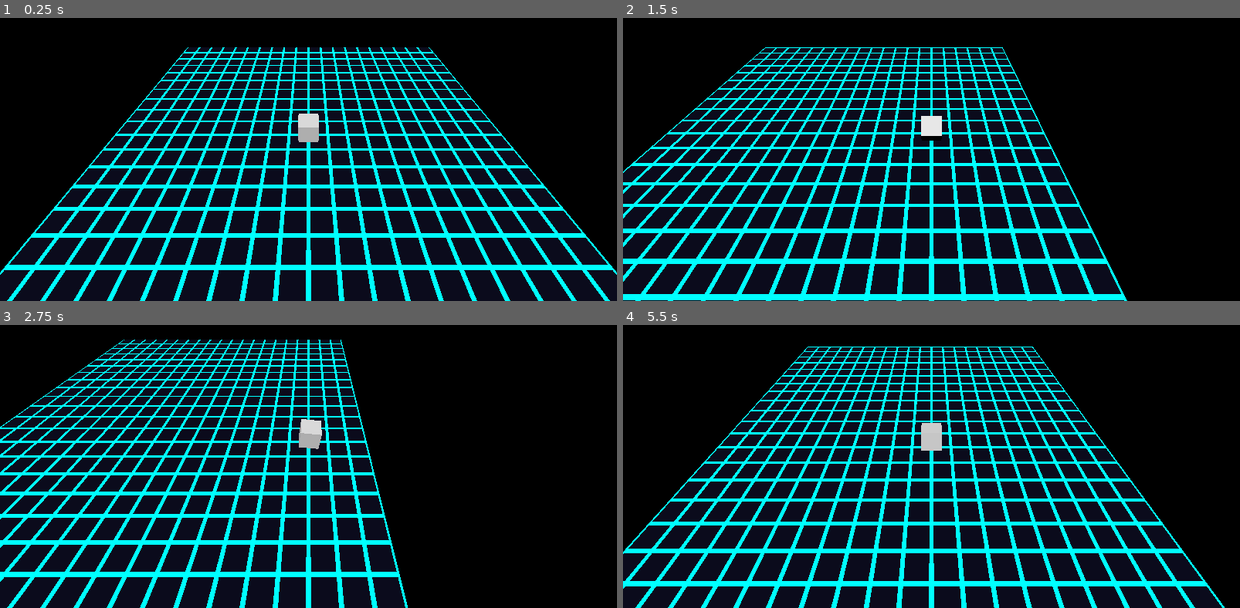
Above: before the commit, frames 1-4 (two rows, left to right).
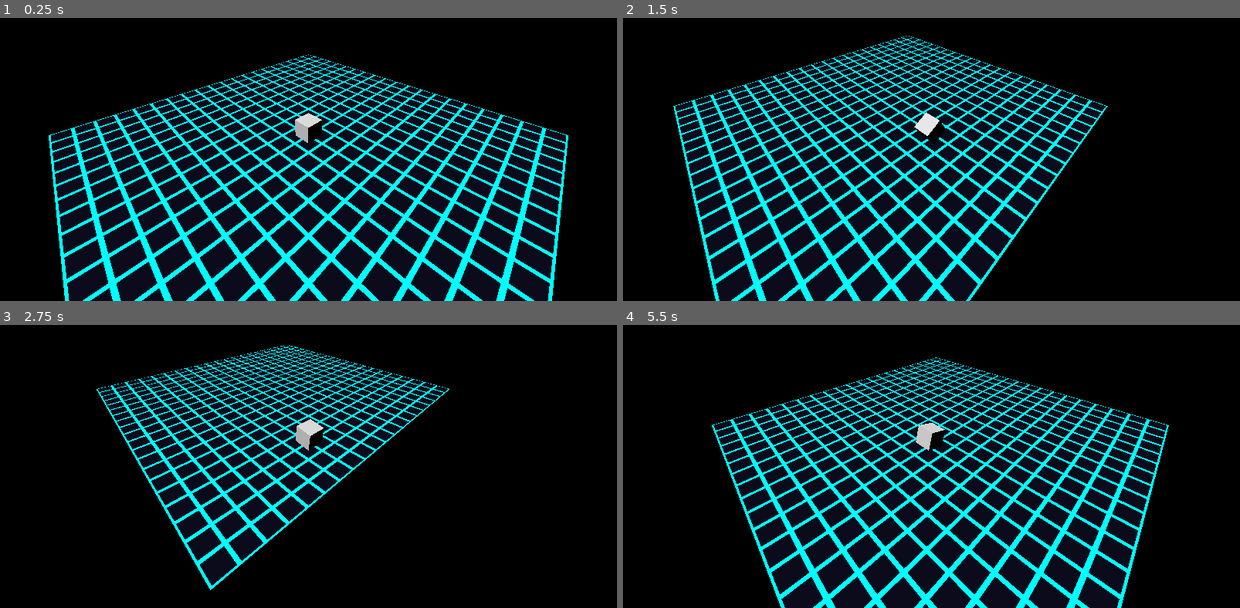
Above: after the commit, the same moments.

Repository: StevenLong/cube
Game: Godot game, scene res://main.tscn
Two runs of this game, one before a commit and one after it. Both use one fixed random seed, a clock stepped at 60 frames per second and the inputs below.
Inputs:
- Up to frame 1 (0.25 s): no input
- Up to frame 2 (1.5 s): tap Enter at 0.5 s; hold Right (move_right) 0.53-1.28 s; tap F (camera_tilt_down, bound only after the commit) at 0.6 s; tap R (camera_tilt_up, bound only after the commit) at 0.8, 1.35 s; hold Down (move_back) from 1.28 s (still down)
- Up to frame 3 (2.75 s): tap F (camera_tilt_down, bound only after the commit) at 1.55, 2.1 s; release Down (move_back) at 2.03 s; hold Right (move_right) from 2.03 s (still down); tap R (camera_tilt_up, bound only after the commit) at 2.3 s
- Up to frame 4 (5.5 s): release Right (move_right) at 2.78 s; hold Up (move_forward) 2.78-3.53 s; tap R (camera_tilt_up, bound only after the commit) at 2.85, 3.8, 4.35, 5.3 s; tap F (camera_tilt_down, bound only after the commit) at 3.05, 3.6, 4.55, 5.1 s; hold Left (move_left) 3.53-5.03 s; hold Down (move_back) from 5.03 s (still down)

The runs differ from the first frame. In frame 1, 36% of the frame differs, in the area x 0-100%, y 10-100%; in frame 2, 36%; in frame 3, 44%, in the area x 0-73%, y 5-100%; in frame 4, 39%.

Commit message:
Isometric camera angle, right stick Y tilt (R/F keyboard)

Diff:
--- a/camera_controller.gd
+++ b/camera_controller.gd
@@ -1,7 +1,12 @@
 extends Camera3D
 
-const OFFSET := Vector3(0.0, 8.0, 8.0)
+const DISTANCE := 12.0
+const H_ANGLE := PI / 4.0   # 45 degrees horizontal - isometric diagonal
+const ELEV_MIN := 0.2        # ~11 degrees - almost side-on
+const ELEV_MAX := 1.3        # ~74 degrees - almost top-down
+const TILT_SPEED := 1.2
 
+var _elevation := 0.6155     # ~35 degrees - true isometric default
 var _target: Node3D
 
 
@@ -9,6 +14,11 @@
 	_target = get_node("../Player")
 
 
-func _process(_delta: float) -> void:
-	position = _target.position + OFFSET
+func _process(delta: float) -> void:
+	var tilt := Input.get_axis("camera_tilt_down", "camera_tilt_up")
+	_elevation = clampf(_elevation + tilt * TILT_SPEED * delta, ELEV_MIN, ELEV_MAX)
+
+	var h := DISTANCE * cos(_elevation)
+	var v := DISTANCE * sin(_elevation)
+	position = _target.position + Vector3(h * sin(H_ANGLE), v, h * cos(H_ANGLE))
 	look_at(_target.position, Vector3.UP)
--- a/project.godot
+++ b/project.godot
@@ -51,6 +51,19 @@
 }
 
 
+camera_tilt_up={
+"deadzone": 0.15,
+"events": [Object(InputEventJoypadMotion,"resource_local_to_scene":false,"resource_name":"","device":-1,"axis":3,"axis_value":-1.0,"script":null)
+, Object(InputEventKey,"resource_local_to_scene":false,"resource_name":"","device":-1,"window_id":0,"alt_pressed":false,"shift_pressed":false,"ctrl_pressed":false,"meta_pressed":false,"pressed":false,"keycode":0,"physical_keycode":82,"key_label":0,"unicode":0,"location":0,"echo":false,"script":null)
+]
+}
+camera_tilt_down={
+"deadzone": 0.15,
+"events": [Object(InputEventJoypadMotion,"resource_local_to_scene":false,"resource_name":"","device":-1,"axis":3,"axis_value":1.0,"script":null)
+, Object(InputEventKey,"resource_local_to_scene":false,"resource_name":"","device":-1,"window_id":0,"alt_pressed":false,"shift_pressed":false,"ctrl_pressed":false,"meta_pressed":false,"pressed":false,"keycode":0,"physical_keycode":70,"key_label":0,"unicode":0,"location":0,"echo":false,"script":null)
+]
+}
+
 [physics]
 
 3d/physics_engine="Jolt Physics"
